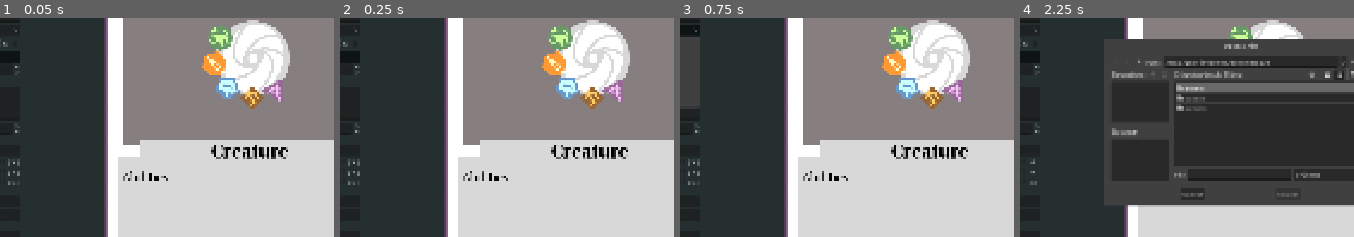
Above: before the commit, frames 1-4 (left to right).
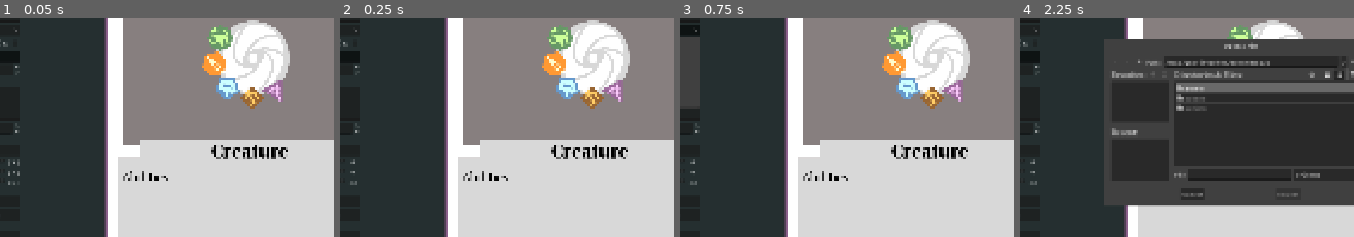
Above: after the commit, the same moments.

Repository: tazzanmc/TCRPG-Editor
Game: Godot game, scene res://scenes/main.tscn
Two runs of this game, one before a commit and one after it. Both use one fixed random seed, a clock stepped at 60 frames per second and the inputs below.
Inputs (mouse positions are % of the whole screen's width and height, from its top left):
- Up to frame 1 (0.05 s): no input
- Up to frame 2 (0.25 s): no input
- Up to frame 3 (0.75 s): click "Creature" at 0.5 s
- Up to frame 4 (2.25 s): click (20, 32) at 1.25 s; click "Import" at 2 s
The pictures show only the part of the screen within x 17-67%, y 26-76%; the shares and areas given below are measured in that part.

Frame 1 is identical in both runs. In frame 2, 0.1% of the frame differs, in the area x 2-6%, y 64-77%; in frame 3, 0.1%; in frame 4, less than 0.1%.

Commit message:
Added a generic X symbol

Diff:
--- a/scenes/card_editor.tscn
+++ b/scenes/card_editor.tscn
@@ -504,6 +504,7 @@
 size_flags_horizontal = 3
 
 [node name="Timer" type="Timer" parent="." unique_id=1713745491]
+wait_time = 0.1
 autostart = true
 
 [connection signal="pressed" from="UIContainer/CardCreatorContainer/ArtContainer/ArtButton" to="." method="_on_art_button_pressed"]
--- a/scripts/global.gd
+++ b/scripts/global.gd
@@ -66,8 +66,7 @@
 	new_text = new_text.replace("{r}","[img height=1.2em]res://assets/textures/root_text.png[/img]")
 	new_text = new_text.replace("{s}","[img height=1.2em]res://assets/textures/spark_text.png[/img]")
 	new_text = new_text.replace("{t}","[img height=1.2em]res://assets/textures/steam_text.png[/img]")
-
-	## Repeat for caps
+	# Repeat for caps
 	new_text = new_text.replace("{A}","[img height=1.2em]res://assets/textures/ardor_text.png[/img]")
 	new_text = new_text.replace("{G}","[img height=1.2em]res://assets/textures/grave_text.png[/img]")
 	new_text = new_text.replace("{R}","[img height=1.2em]res://assets/textures/root_text.png[/img]")
@@ -85,6 +84,8 @@
 	new_text = new_text.replace("{7}","[img height=1.2em]res://assets/textures/generic_7.png[/img]")
 	new_text = new_text.replace("{8}","[img height=1.2em]res://assets/textures/generic_8.png[/img]")
 	new_text = new_text.replace("{9}","[img height=1.2em]res://assets/textures/generic_9.png[/img]")
+	new_text = new_text.replace("{x}","[img height=1.2em]res://assets/textures/generic_x.png[/img]")
+	new_text = new_text.replace("{X}","[img height=1.2em]res://assets/textures/generic_x.png[/img]")
 
 	return new_text
 
Binary file added: assets/textures/generic_x.png
Not shown, added: assets/textures/generic_x.png.import
